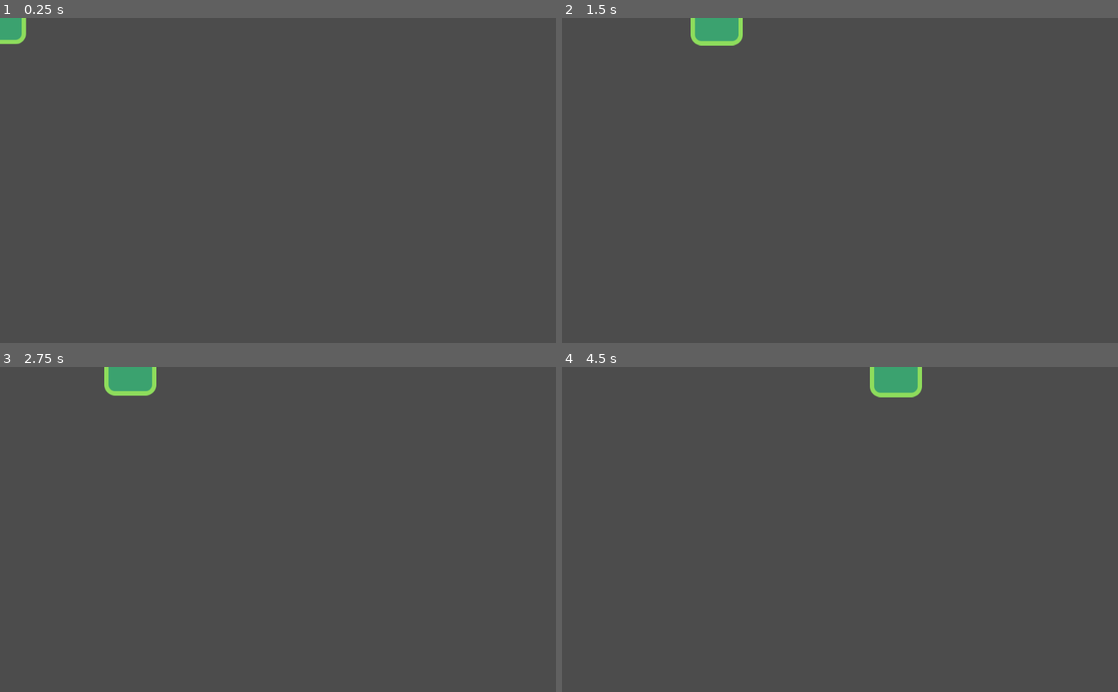
Above: before the commit, frames 1-4 (two rows, left to right).
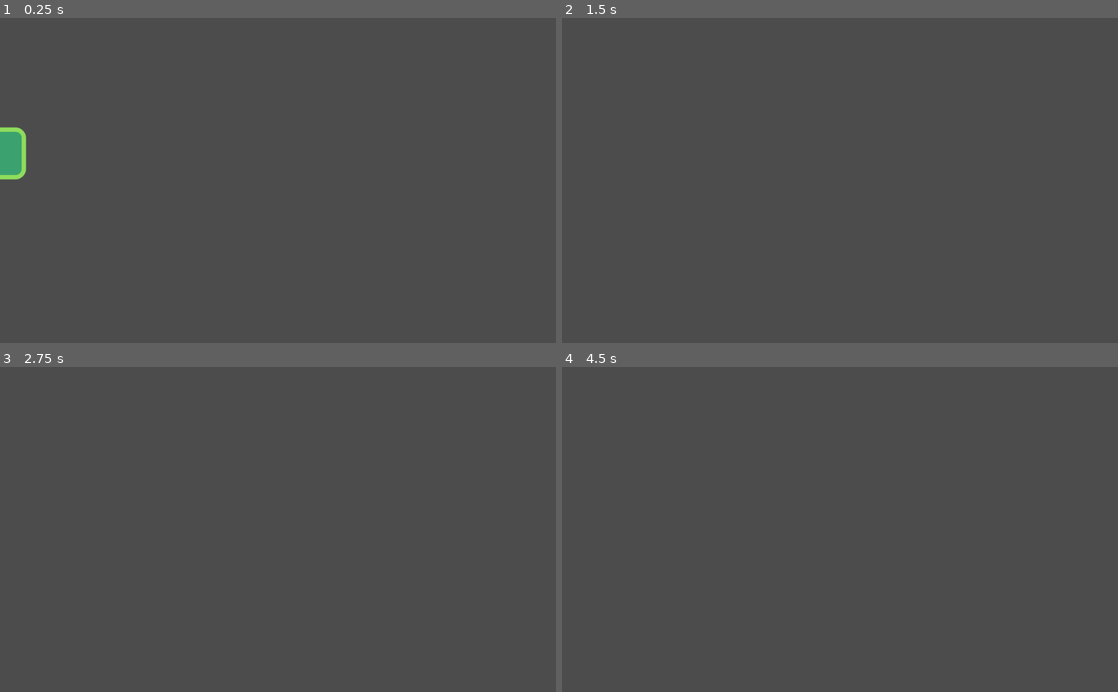
Above: after the commit, the same moments.

Repository: cotw-fabier/eukarya_game_2
Game: Godot game, scene res://src/actors/Player.tscn
Same seed, same stepped clock (60 frames per second), same inputs: the game is played once before the commit and once after it.
Inputs:
- Up to frame 1 (0.25 s): no input
- Up to frame 2 (1.5 s): hold D (move_right) from 0.53 s (still down); tap W (jump) at 0.6, 0.77, 1.07, 1.35 s
- Up to frame 3 (2.75 s): tap W (jump) at 1.52, 1.82, 2.1 s; release D (move_right) at 2.03 s; hold A (move_left) from 2.03 s (still down)
- Up to frame 4 (4.5 s): release A (move_left) at 2.78 s; hold D (move_right) 2.78-4.28 s; tap W (jump) at 2.85, 3.02, 3.32, 3.6, 3.77, 4.07, 4.35 s; hold A (move_left) from 4.28 s (still down)

The runs differ from the first frame. In frame 1, 1.1% of the frame differs, in the area x 0-5%, y 0-50%; in frame 2, 0.8%; in frame 3, 0.8%; in frame 4, 0.9%.

Commit message:
Jump Updates

Diff:
--- a/src/actors/Player.gd
+++ b/src/actors/Player.gd
@@ -1,8 +1,12 @@
 extends Actor
 
 func _physics_process(delta):
-	var direction: = Vector2(
-		Input.get_action_strength("move_right") - Input.get_action_strength("move_left"),
-		0.0
+	var direction: = get_direction()
+	velocity = direction * speed
+	velocity = move_and_slide(velocity)
+
+func get_direction() -> Vector2:
+	return Vector2(
+			Input.get_action_strength("move_right") - Input.get_action_strength("move_left"),
+			-1.0 if Input.is_action_just_pressed("jump") and is_on_floor() else 1.0
 	)
-	velocity = direction * speed
--- a/src/actors/Player.tscn
+++ b/src/actors/Player.tscn
@@ -9,6 +9,7 @@
 [node name="Player" type="KinematicBody2D"]
 collision_mask = 8
 script = ExtResource( 2 )
+gravity = 1000.0
 
 [node name="Player" type="Sprite" parent="."]
 texture = ExtResource( 1 )
--- a/src/actors/actor.gd
+++ b/src/actors/actor.gd
@@ -8,4 +8,3 @@
 func _physics_process(delta):
 	velocity.y += gravity * delta
 	#velocity.y = max(velocity.y, speed.y)
-	velocity = move_and_slide(velocity)
